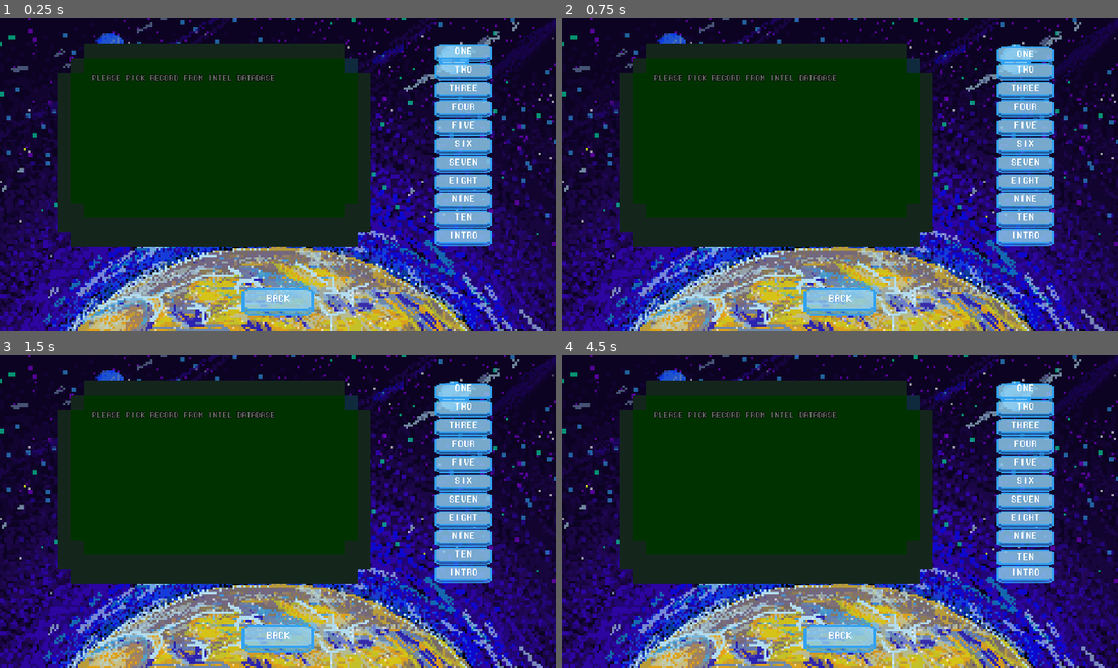
Above: before the commit, frames 1-4 (two rows, left to right).
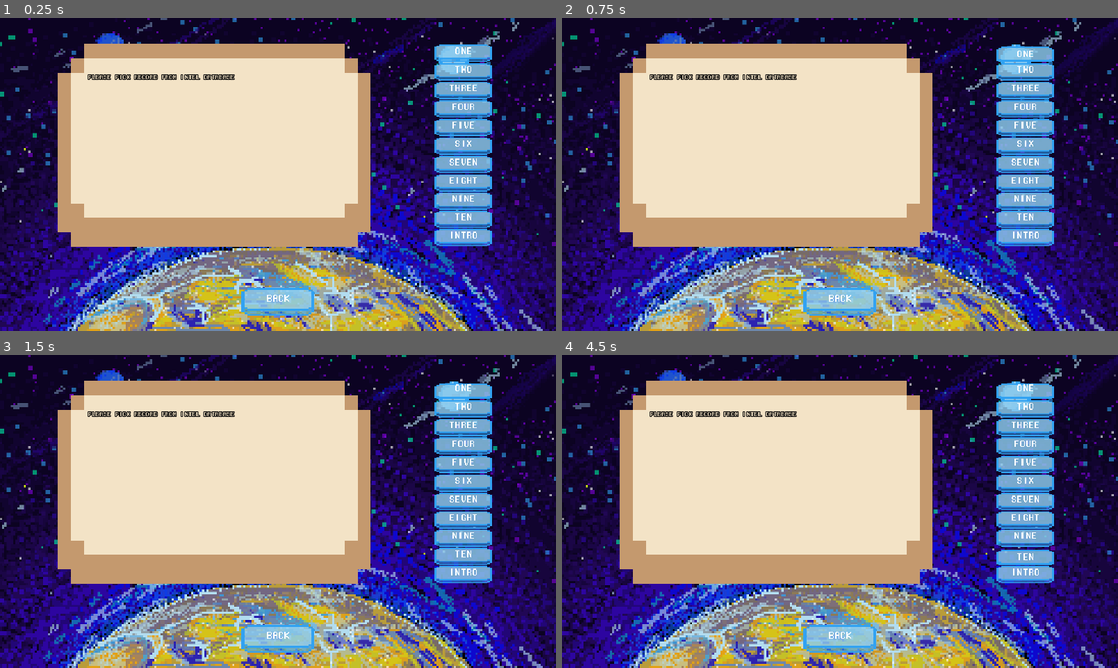
Above: after the commit, the same moments.

Repository: Seblis/Weaponized
Game: Godot game, scene res://levels/menu/lore_screen.tscn
Two runs of this game, one before a commit and one after it. Both use one fixed random seed, a clock stepped at 60 frames per second and the inputs below. This scene is started directly instead of the project's main scene.
Inputs (mouse positions are in pixels of both pictures, inside the frame that each line leads up to):
- Up to frame 1 (0.25 s): no input
- Up to frame 2 (0.75 s): click (1023, 52) at 0.52 s
- Up to frame 3 (1.5 s): tap Enter at 1.25 s; move the mouse to (400, 495) at 1.27 s; hold D (move_right) from 1.28 s (still down); hold Space (fire) from 1.28 s (still down)
- Up to frame 4 (4.5 s): move the mouse to (728, 527) at 2.02 s; release D (move_right) at 2.03 s; release Space (fire) at 2.03 s; hold S (move_down) 2.03-2.78 s; tap Space (fire) at 2.1, 3.6 s; tap Enter at 2.75, 4.25 s; move the mouse to (895, 442) at 2.77 s; hold D (move_right) 2.78-3.53 s; hold Space (fire) 2.78-3.53 s; move the mouse to (812, 574) at 3.52 s; hold W (move_up) 3.53-4.28 s; move the mouse to (1006, 558) at 4.27 s; hold A (move_left) from 4.28 s (still down); hold Space (fire) from 4.28 s (still down)

The runs differ from the first frame. In frame 1, 36% of the frame differs, in the area x 10-67%, y 8-74%; in frame 2, 36%; in frame 3, 36%; in frame 4, 36%.

Commit message:
updates
colour changes

Diff:
--- a/levels/menu/lore_screen.tscn
+++ b/levels/menu/lore_screen.tscn
@@ -66,18 +66,19 @@
 anchor_top = 0.5
 anchor_right = 0.5
 anchor_bottom = 0.5
-offset_left = -714.0
+offset_left = -715.0
 offset_top = -350.0
-offset_right = 276.0
+offset_right = 275.0
 offset_bottom = 100.0
 grow_horizontal = 2
 grow_vertical = 2
 size_flags_horizontal = 8
 size_flags_vertical = 6
-theme_override_colors/background_color = Color(0, 0.196078, 0, 1)
-theme_override_constants/outline_size = 6
+theme_override_colors/background_color = Color(0.952941, 0.890196, 0.776471, 1)
+theme_override_colors/font_readonly_color = Color(0.952941, 0.890196, 0.776471, 1)
+theme_override_constants/outline_size = 10
 theme_override_fonts/font = ExtResource("5_tlfxa")
-theme_override_font_sizes/font_size = 25
+theme_override_font_sizes/font_size = 20
 text = "Year 3025
 
 Mankind through technology found a way to live a decent life on several planets beyond the earth. There used to be a saying \"You cannot get water out of a stone\" but say it today and people will think you are crazy.
Binary file changed: assets/buttons/LoreText_menu.png
Not shown: 1 places in levels/menu/level_select.tscn that only renumber resources
